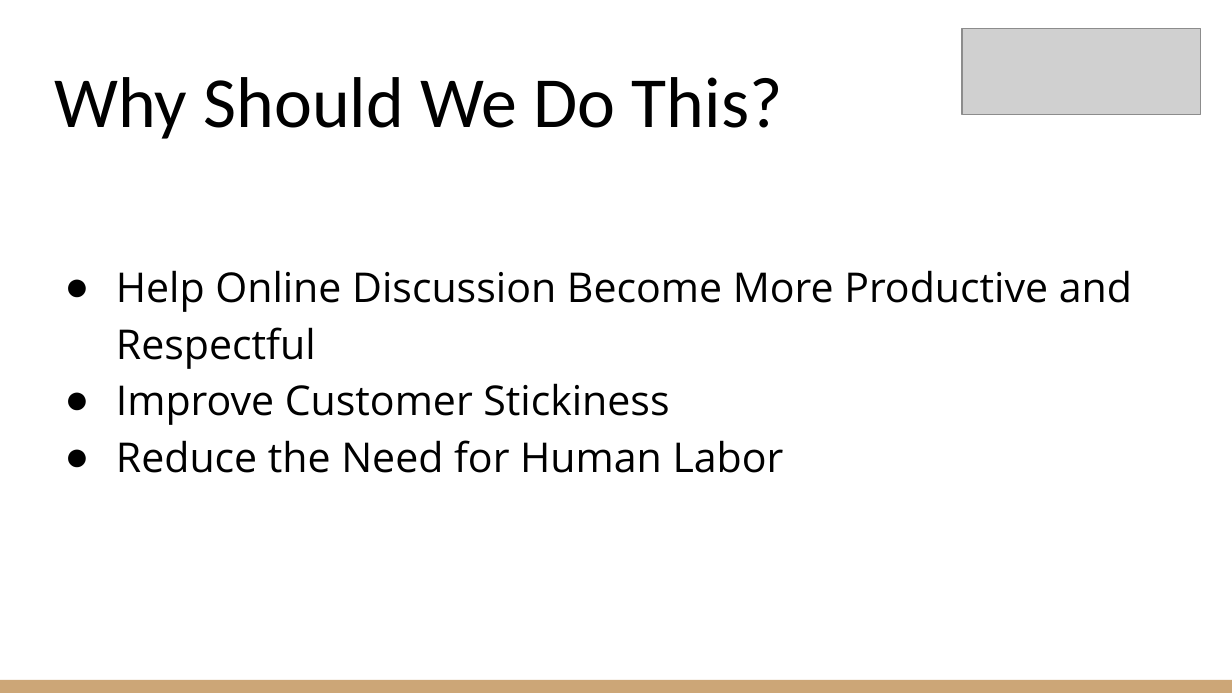
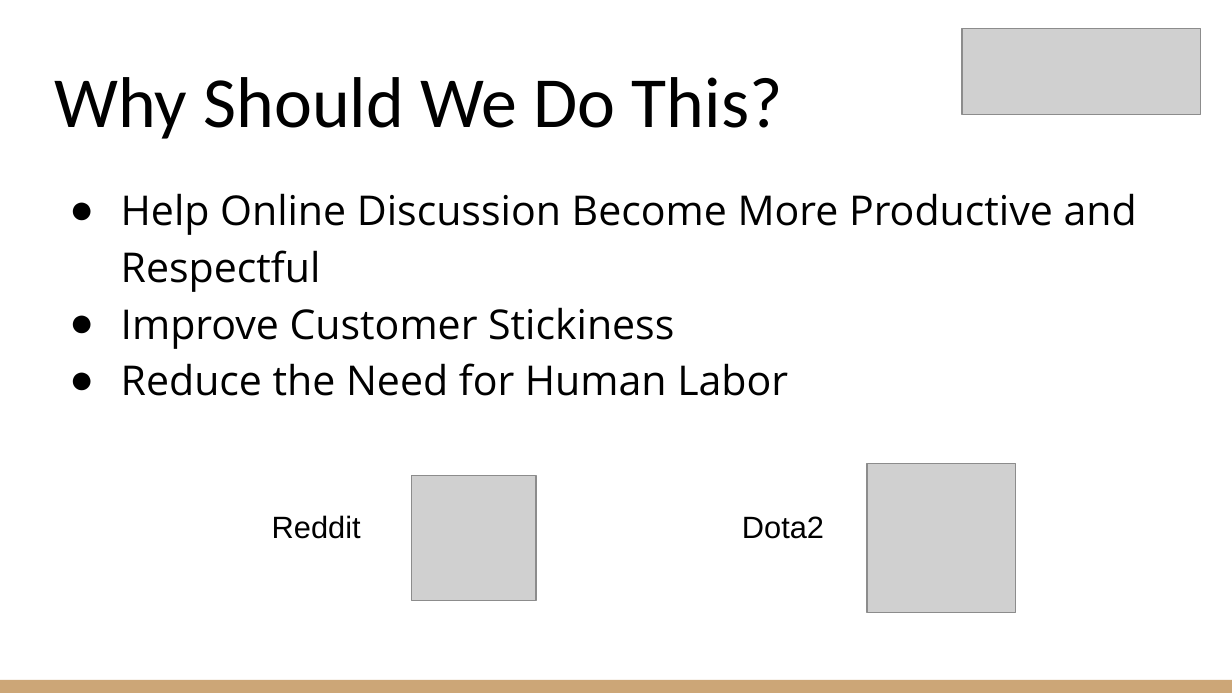
Before and after one commit to DarKenW/HoneyBadgerCoding, a slide deck: slide 5 of Project/Jigsaw Comments Classification.pptx. Drawn at 1232x693 pixels with LibreOffice and Linux fonts; fonts in the diff are those of the drawing; grey boxes stand for pictures. Boxes give left, top, right and bottom in pixels: in the first picture for what was removed or moved away, otherwise in the second. Text is boxed around its words. In the diff, an @@ line names an element or a change of style, - is before the commit and + after.

```diff
--- a/Project/Jigsaw Comments Classification.pptx
+++ b/Project/Jigsaw Comments Classification.pptx
@@ text at [121, 193, 1137, 292]: less space between paragraphs @@
@@ picture added at [411, 476, 536, 600] @@
@@ picture added at [867, 463, 1016, 612] @@
@@ text added at [272, 515, 361, 539], 18 pt, text #000000 @@
+Reddit
@@ text added at [742, 516, 824, 539], 18 pt, text #000000 @@
+Dota2
```
Also in this commit, not shown: 5 other slides changed, 1 other file.
